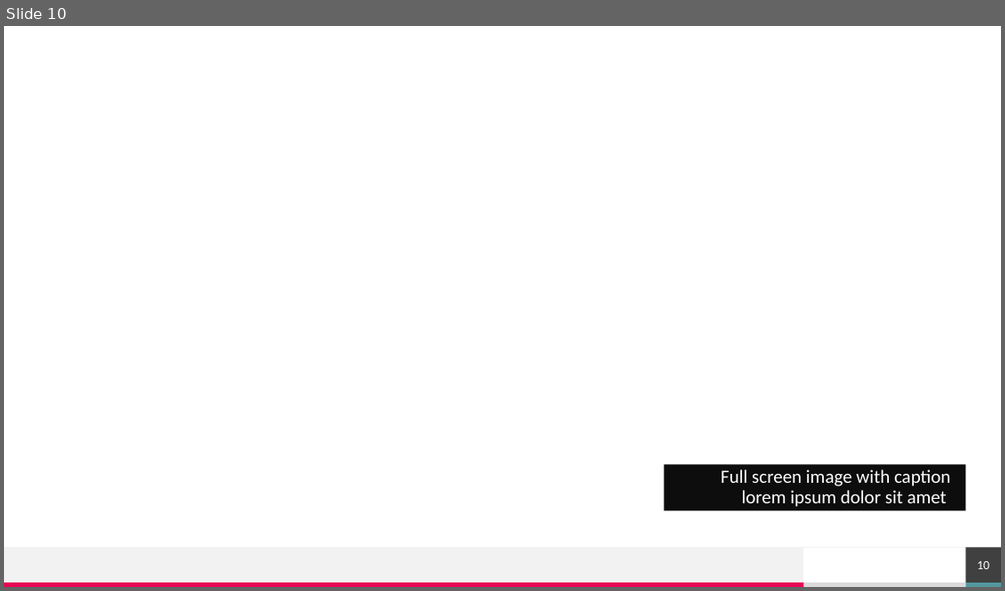
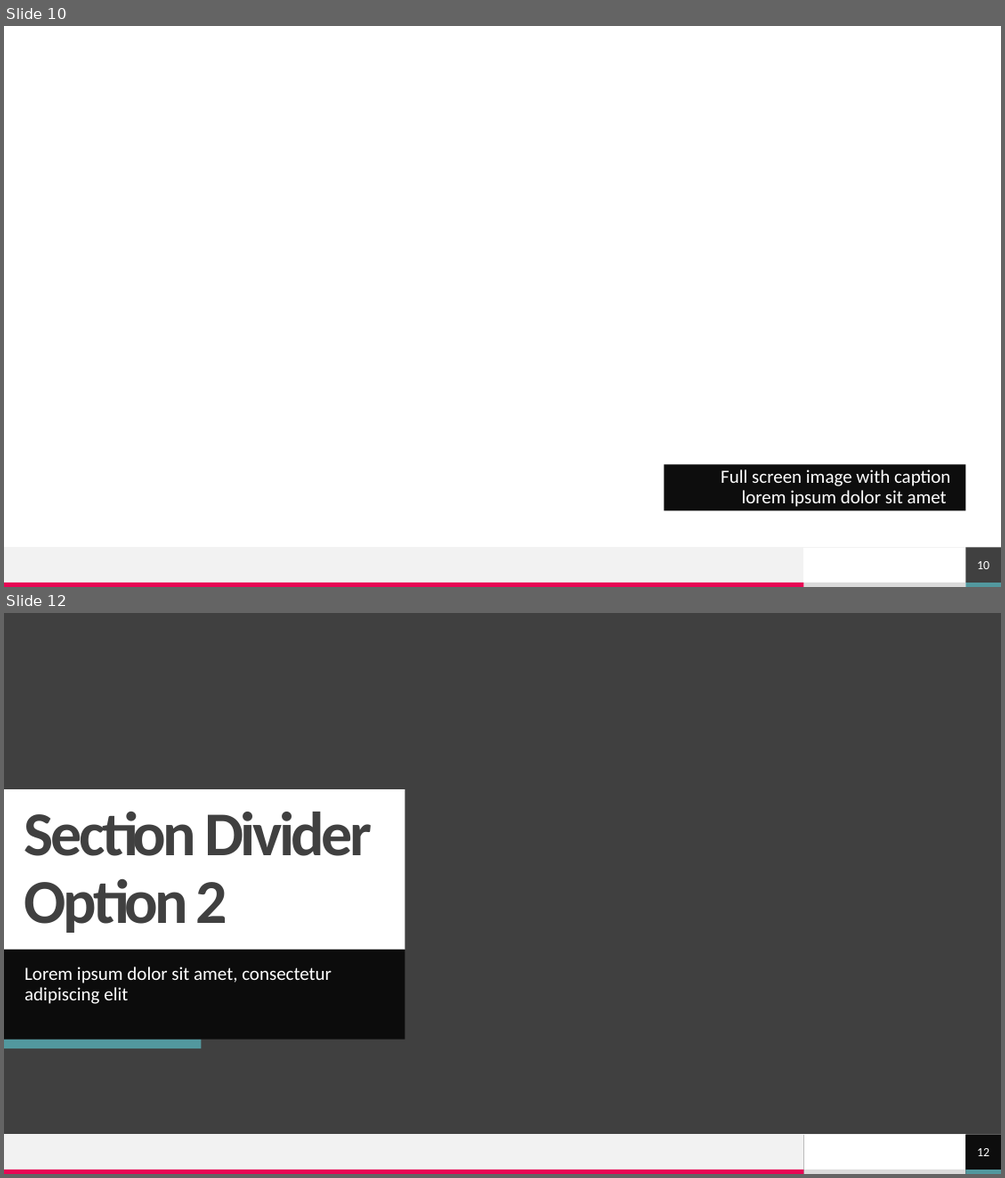
Before and after one commit to shadmehr/EmptyPython, a slide deck: How to build a team.pptx. Shown one above the other, each under a label of ours: slide 10 before the commit, slides 10 and 12 after it; the slides between them are not shown. The pictures are 1005x591 and 1005x1178 pixels, drawn with LibreOffice and Linux fonts; fonts in the diff are those of the drawing; background and template pictures are left out. Boxes give left, top, right and bottom in pixels: in the first picture for what was removed or moved away, otherwise in the second. Text is boxed around its words. In the diff, an @@ line names an element or a change of style, - is before the commit and + after.

```diff
--- a/How to build a team.pptx
+++ b/How to build a team.pptx
@@ slide 12 added at box(4, 613, 1001, 1174), background #404040; not listed: 5 template elements that a slide beside it also shows @@
@@ title added at box(4, 789, 404, 949), fill #FFFFFF, 60 pt, text #404040, bold @@
+Section Divider Option 2
@@ text added at box(4, 949, 404, 1039), fill #000000 at 80% opacity, 18 pt, text #FFFFFF @@
+Lorem ipsum dolor sit amet, consectetur adipiscing elit
@@ rectangle added at box(4, 1039, 202, 1049), fill #52989E @@
@@ rectangle added at box(804, 1135, 966, 1169), fill #FFFFFF @@
@@ page number added at box(966, 1135, 1001, 1169), fill #0D0D0D, 12 pt, text #FFFFFF @@
+12
```
Also in this commit, not shown: 1 slide changed, 1 other slide added.
